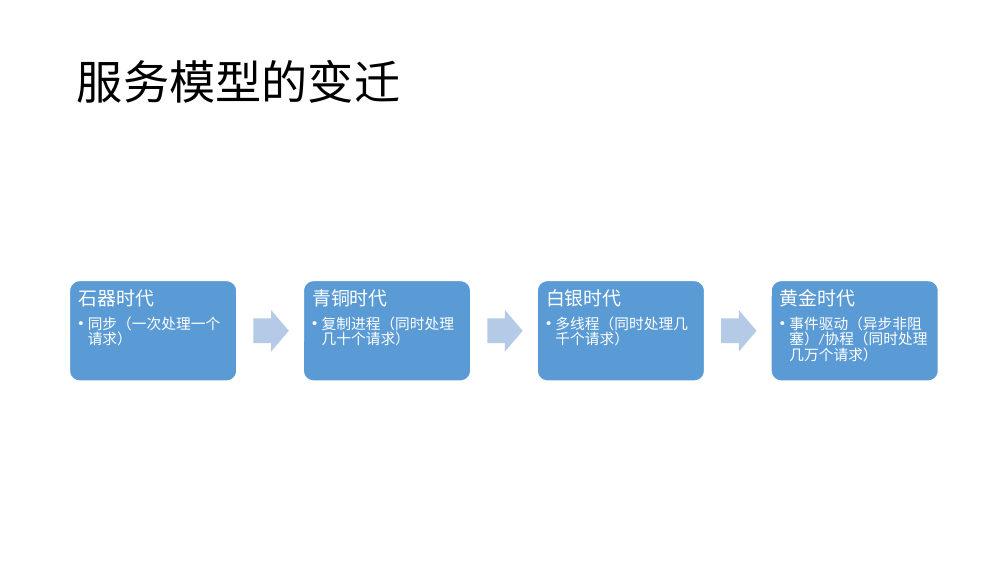
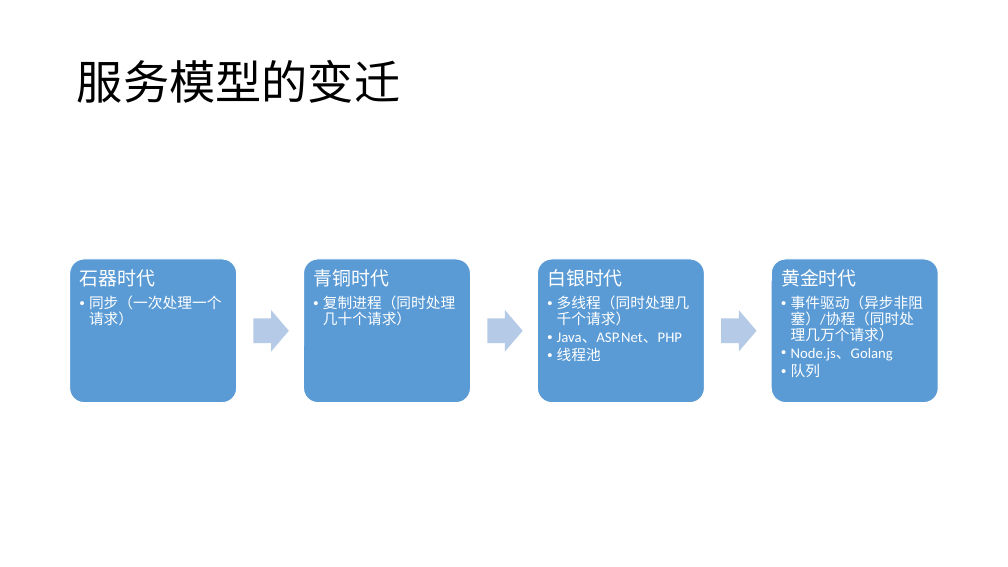
Before and after one commit to haoxuebing/Node-, a slide deck: slide 2 of node后端技术分享.pptx. Drawn at 1008x567 pixels with LibreOffice and Linux fonts; fonts in the diff are those of the drawing. Boxes give left, top, right and bottom in pixels: in the first picture for what was removed or moved away, otherwise in the second. Text is boxed around its words. In the diff, an @@ line names an element or a change of style, - is before the commit and + after.

```diff
--- a/node后端技术分享.pptx
+++ b/node后端技术分享.pptx
@@ rounded rectangle: place and size @@
-rounded rectangle at [70, 281, 237, 381]
+rounded rectangle at [70, 259, 237, 403]
@@ text "石器时代": place and size @@
-text "石器时代" at [78, 289, 221, 345]
+text "石器时代" at [80, 269, 222, 325]
@@ rounded rectangle: place and size @@
-rounded rectangle at [304, 281, 471, 381]
+rounded rectangle at [304, 259, 471, 403]
@@ text "青铜时代": place and size @@
-text "青铜时代" at [312, 289, 455, 345]
+text "青铜时代" at [313, 269, 456, 325]
@@ rounded rectangle: place and size @@
-rounded rectangle at [538, 281, 705, 381]
+rounded rectangle at [538, 259, 705, 403]
@@ text "白银时代": place and size @@
-text "白银时代" at [546, 289, 688, 345]
+text "白银时代" at [547, 269, 690, 361]
@@ rounded rectangle: place and size @@
-rounded rectangle at [771, 281, 938, 381]
+rounded rectangle at [771, 259, 938, 403]
@@ text "黄金时代": place and size @@
-text "黄金时代" at [780, 289, 927, 361]
+text "黄金时代" at [781, 269, 924, 377]
@@ text at [557, 332, 682, 361]: paragraphs added @@
+  •• Java、ASP.Net、PHP
+  •• 线程池
@@ text at [791, 348, 893, 377]: paragraphs added @@
+  •• Node.js、Golang
+  •• 队列
```
Also in this commit, not shown: 1 other slide changed.
